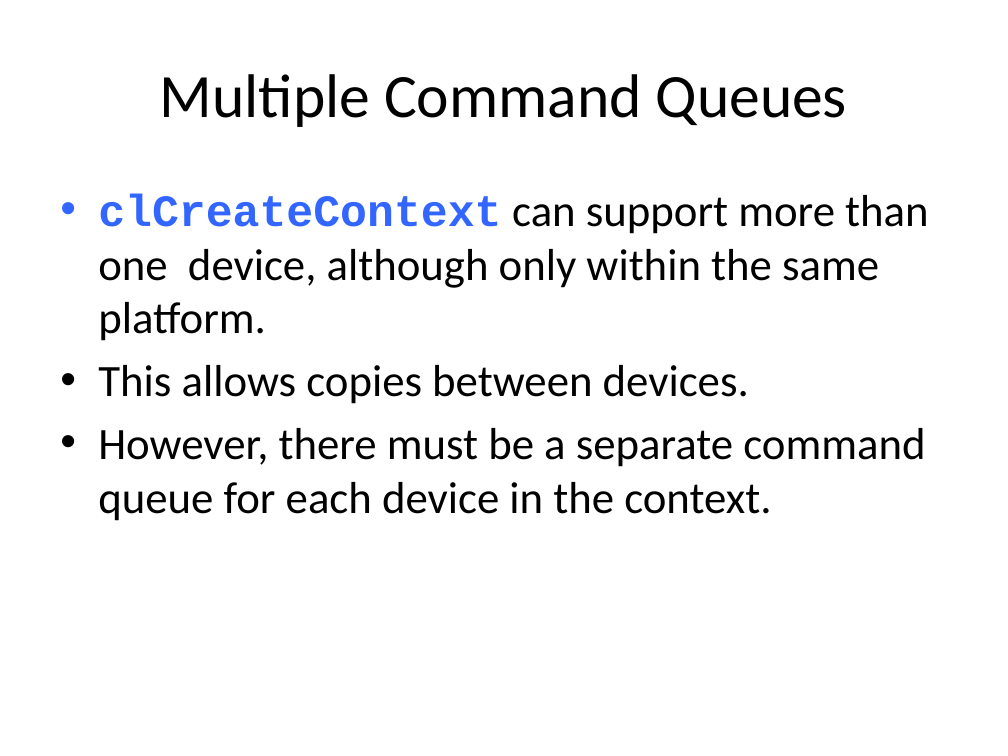
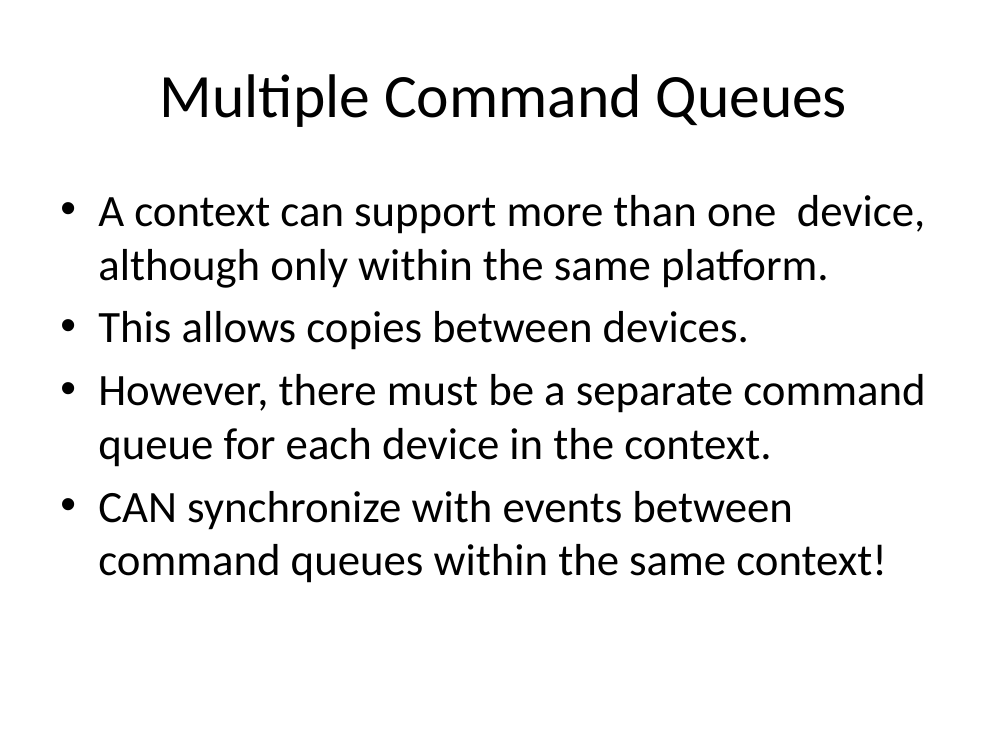
Before and after one commit to UoB-HPC/opencl-training-code, a slide deck: slide 21 of slides/advanced_part1.pptx (slide 20 before the commit). Drawn at 1008x756 pixels with LibreOffice and Linux fonts; fonts in the diff are those of the drawing. Boxes give left, top, right and bottom in pixels: in the first picture for what was removed or moved away, otherwise in the second. Text is boxed around its words. In the diff, an @@ line names an element or a change of style, - is before the commit and + after.

```diff
--- a/slides/advanced_part1.pptx
+++ b/slides/advanced_part1.pptx
@@ text at bbox=[98, 195, 925, 288]: text changed @@
-• clCreateContext can support more than one device, although only within the same platform.
+• A context can support more than one device, although only within the same platform.
@@ text at bbox=[98, 491, 887, 583]: paragraph added @@
+• CAN synchronize with events between command queues within the same context!
```
Also in this commit, not shown: 8 other slides changed, 1 slide added.
